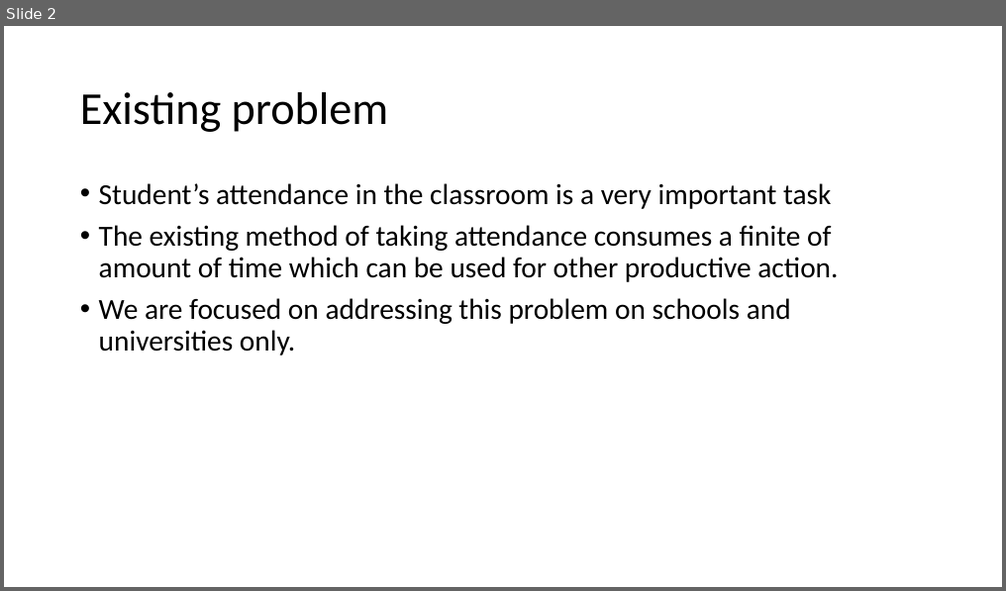
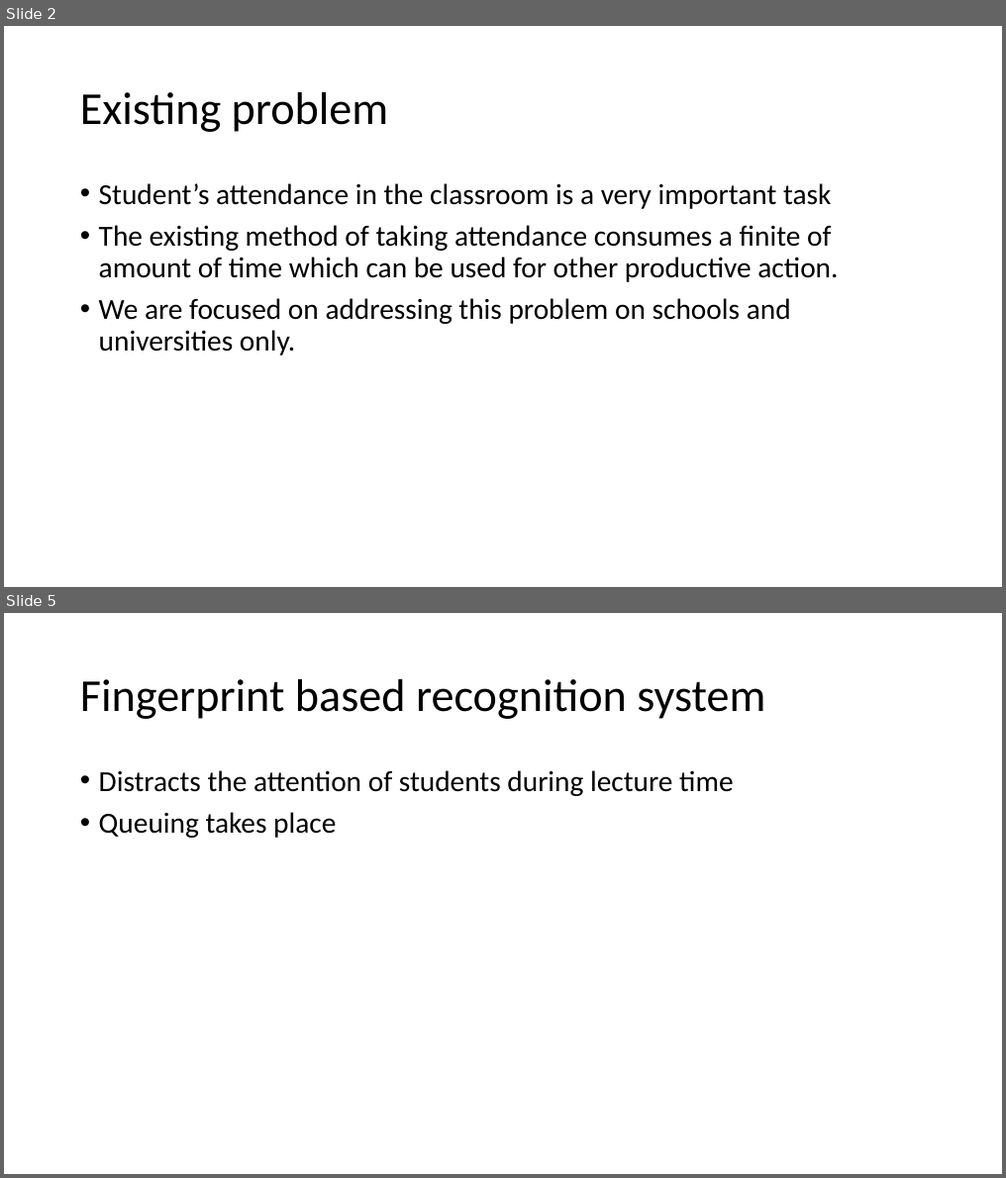
Before and after one commit to Chandru-crypted/Attendance_system_using_facial_recognition, a slide deck: Problem statement.pptx. Shown one above the other, each under a label of ours: slide 2 before the commit, slides 2 and 5 after it; the slides between them are not shown. The pictures are 1006x591 and 1006x1178 pixels, drawn with LibreOffice and Linux fonts; fonts in the diff are those of the drawing. Boxes give left, top, right and bottom in pixels: in the first picture for what was removed or moved away, otherwise in the second. Text is boxed around its words. In the diff, an @@ line names an element or a change of style, - is before the commit and + after.

```diff
--- a/Problem statement.pptx
+++ b/Problem statement.pptx
@@ slide 5 added at [4,613,1002,1174], background #FFFFFF @@
@@ title added at [80,679,765,719], 44 pt, text #000000 @@
+Fingerprint based recognition system
@@ text added at [99,770,733,838], 28 pt, text #000000 @@
+• Distracts the attention of students during lecture time
+• Queuing takes place
```
Also in this commit, not shown: 2 slides changed, 4 other slides added.
